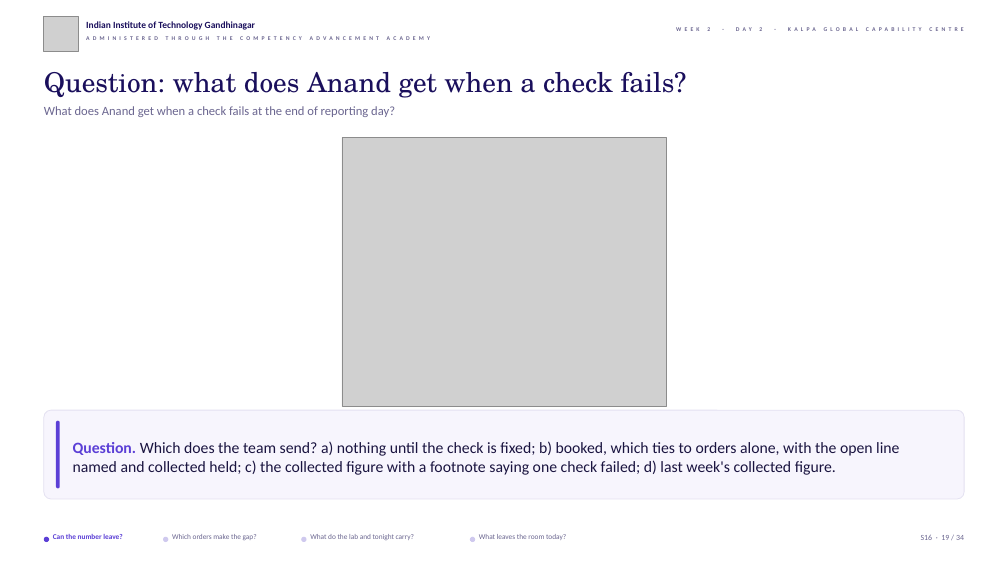
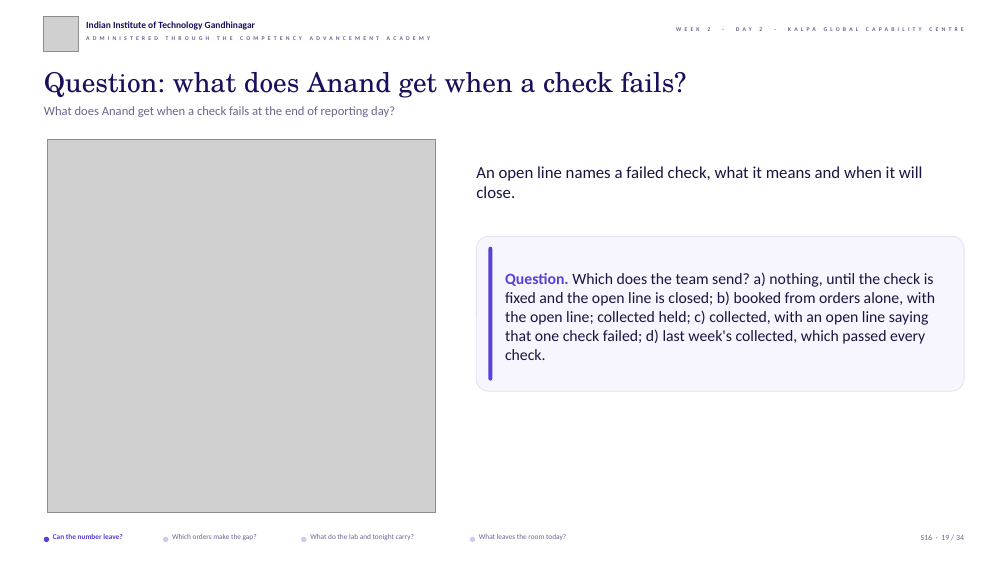
Before and after one commit to fde-academy-lab/c2-content-factory, a slide deck: slide 19 of content/W02/D2/slides/C2_W02_D02_half2_STUDENT.pptx. Drawn at 1008x567 pixels with LibreOffice and Linux fonts; fonts in the diff are those of the drawing; grey boxes stand for pictures; background and template pictures are left out. Boxes give left, top, right and bottom in pixels: in the first picture for what was removed or moved away, otherwise in the second. Text is boxed around its words. In the diff, an @@ line names an element or a change of style, - is before the commit and + after.

```diff
--- a/content/W02/D2/slides/C2_W02_D02_half2_STUDENT.pptx
+++ b/content/W02/D2/slides/C2_W02_D02_half2_STUDENT.pptx
@@ picture added at [48,139,436,513] @@
@@ picture removed at [342,138,666,407] @@
@@ text added at [476,166,922,198], 16 pt, text #1A1440 @@
+An open line names a failed check, what it means and when it will close.
@@ rounded rectangle added at [476,236,964,391], fill #F7F5FD, outline #E4E1F1 0.75 pt @@
@@ rounded rectangle added at [488,247,492,380], fill #5B3FD6 @@
@@ text at [505,272,935,360]: text changed @@
-Question. Which does the team send? a) nothing until the check is fixed; b) booked, which ties to orders alone, with the open line named and collected held; c) the collected figure with a footnote saying one check failed; d) last week's collected figure.
+Question. Which does the team send? a) nothing, until the check is fixed and the open line is closed; b) booked from orders alone, with the open line; collected held; c) collected, with an open line saying that one check failed; d) last week's collected, which passed every check.
@@ rounded rectangle removed at [44,410,964,499] @@
@@ rounded rectangle removed at [56,421,60,489] @@
```
Also in this commit, not shown: 4 other slides changed, 34 other files.
